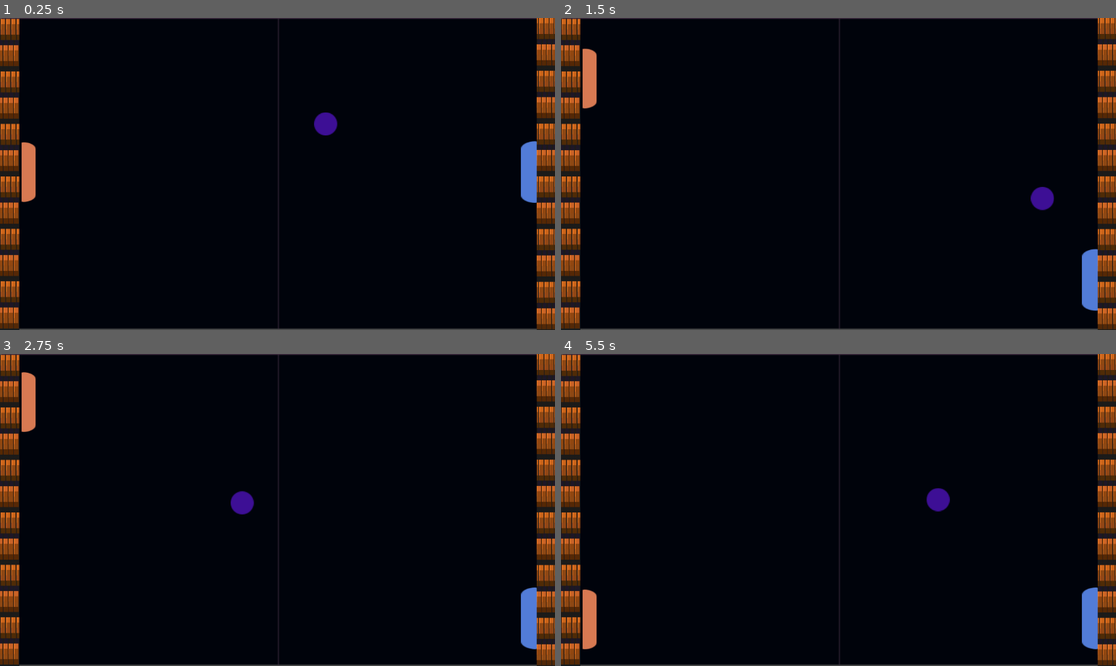
Above: before the commit, frames 1-4 (two rows, left to right).
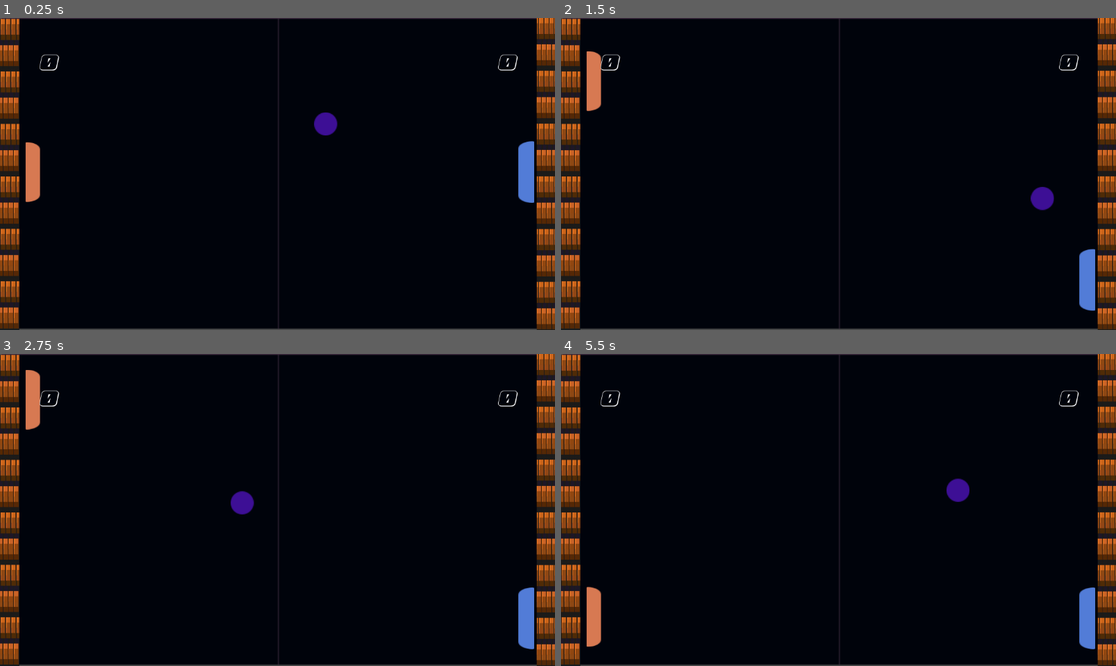
Above: after the commit, the same moments.

Repository: Diego34666/Pong2
Game: Godot game, scene res://escena/ping_pong.tscn
Two runs of this game, one before a commit and one after it. Both use one fixed random seed, a clock stepped at 60 frames per second and the inputs below. Before the commit the project has no main scene; this scene is started directly in both runs.
Inputs:
- Up to frame 1 (0.25 s): no input
- Up to frame 2 (1.5 s): hold W (arriba P_1) 0.53-1.28 s; hold Down (abajo P_2) 0.53-1.28 s; hold S (abajo P_1) from 1.28 s (still down); tap Up (arriba P_2) at 1.35 s
- Up to frame 3 (2.75 s): release S (abajo P_1) at 2.03 s; hold W (arriba P_1) from 2.03 s (still down); hold Down (abajo P_2) from 2.03 s (still down)
- Up to frame 4 (5.5 s): release Down (abajo P_2) at 2.78 s; tap Up (arriba P_2) at 2.85, 4.35 s; release W (arriba P_1) at 3.53 s; hold Down (abajo P_2) 3.53-4.28 s; hold S (abajo P_1) from 3.53 s (still down); hold Down (abajo P_2) from 5.03 s (still down)

The runs differ from the first frame. In frame 1, 0.6% of the frame differs, in the area x 3-97%, y 11-60%; in frame 2, 0.7%; in frame 3, 0.7%; in frame 4, 1.2%, in the area x 3-97%, y 11-95%.
Error after the commit: Invalid assignment of property or key 'text' with value of type 'String' on a base object of type 'null instance'. (res://escena/ping_pong.gd:11)

Commit message:
se culmino la mecanica del juego

Diff:
--- /dev/null
+++ b/escena/pared_izquierda.gd
@@ -0,0 +1 @@
+extends StaticBody2D
--- /dev/null
+++ b/escena/ping_pong.gd
@@ -0,0 +1,34 @@
+extends Node2D
+
+var puntaje_p1 = 0
+var puntaje_p2 = 0
+
+
+
+func _on_pd_body_entered(body):
+	if body.is_in_group("pelota"):
+		puntaje_p1 += 1
+		$"puntaje p1".text = str(puntaje_p1)
+		reset()
+
+func _on_pi_body_entered(body):
+	if body.is_in_group("pelota"):
+		puntaje_p2 += 1
+		$"puntaje p2".text = str(puntaje_p2)
+		reset()
+
+func reset():
+	var random_x_direction = 1 if randf() < 0.5 else -1
+	var random_y_direction = 1 if randf() < 0.5 else -1
+	var initial_speed = 200
+
+	$pelota.velocity = Vector2(initial_speed * random_x_direction, initial_speed * random_y_direction)
+	$pelota.position = Vector2(576, 320)
+
+
+func _on_timer_timeout():
+	if puntaje_p1 > puntaje_p2 and puntaje_p1 >= 5:
+		get_tree().change_scene_to_file("res://ganador_1.tscn")
+
+	elif puntaje_p2 > puntaje_p1 and puntaje_p2 >= 5:
+		get_tree().change_scene_to_file("res://ganador_2.tscn")
--- a/escena/ping_pong.tscn
+++ b/escena/ping_pong.tscn
@@ -1,16 +1,26 @@
-[gd_scene load_steps=10 format=3 uid="uid://buw0gq54rm3kx"]
+[gd_scene load_steps=18 format=3 uid="uid://buw0gq54rm3kx"]
 
+[ext_resource type="Script" uid="uid://dwkd0x05aiaqb" path="res://escena/ping_pong.gd" id="1_rkm1m"]
 [ext_resource type="Texture2D" uid="uid://cklldwraroy60" path="res://recursos/Board.png" id="1_vvcrg"]
 [ext_resource type="Texture2D" uid="uid://2vot7hwmx3i4" path="res://recursos/pixel-art-seamless-pattern-brick-texture-vector-30705377.jpg" id="2_7csnn"]
 [ext_resource type="PackedScene" uid="uid://qh0ydabs230b" path="res://jugador_1.tscn" id="3_ed16r"]
+[ext_resource type="Script" uid="uid://b6jvxpaw0ahjc" path="res://escena/sprite_2d.gd" id="3_y8we8"]
+[ext_resource type="Script" uid="uid://d1ah3btucnduf" path="res://escena/pared_izquierda.gd" id="4_mhcvw"]
 [ext_resource type="PackedScene" uid="uid://jfywwp23insv" path="res://jugador_2.tscn" id="4_u4v4n"]
 [ext_resource type="PackedScene" uid="uid://dk7tr5ohduso1" path="res://pelota.tscn" id="5_ih13i"]
+[ext_resource type="FontFile" uid="uid://dmvqi817gebfv" path="res://recursos/drover3dital.ttf" id="6_bbb06"]
 
 [sub_resource type="RectangleShape2D" id="RectangleShape2D_a8vgn"]
-size = Vector2(40, 648)
+size = Vector2(62, 648)
+
+[sub_resource type="RectangleShape2D" id="RectangleShape2D_28o3e"]
+size = Vector2(104, 650)
 
 [sub_resource type="RectangleShape2D" id="RectangleShape2D_p8s82"]
-size = Vector2(42, 648)
+size = Vector2(66, 648)
+
+[sub_resource type="RectangleShape2D" id="RectangleShape2D_21qbv"]
+size = Vector2(104, 658)
 
 [sub_resource type="RectangleShape2D" id="RectangleShape2D_hplmu"]
 size = Vector2(1080, 46)
@@ -18,14 +28,25 @@
 [sub_resource type="RectangleShape2D" id="RectangleShape2D_65dx2"]
 size = Vector2(1076, 60)
 
+[sub_resource type="LabelSettings" id="LabelSettings_2yo2y"]
+font = ExtResource("6_bbb06")
+font_size = 50
+
+[sub_resource type="LabelSettings" id="LabelSettings_nwy8h"]
+font = ExtResource("6_bbb06")
+font_size = 50
+
 [node name="ping pong" type="Node2D"]
+script = ExtResource("1_rkm1m")
 
 [node name="Sprite2D" type="Sprite2D" parent="."]
 position = Vector2(578, 323.25)
 scale = Vector2(1.43392, 1.41868)
 texture = ExtResource("1_vvcrg")
+script = ExtResource("3_y8we8")
 
 [node name="pared izquierda" type="StaticBody2D" parent="."]
+script = ExtResource("4_mhcvw")
 
 [node name="Sprite2D" type="Sprite2D" parent="pared izquierda"]
 position = Vector2(7, 355)
@@ -33,8 +54,14 @@
 texture = ExtResource("2_7csnn")
 
 [node name="CollisionShape2D" type="CollisionShape2D" parent="pared izquierda"]
-position = Vector2(18, 323)
+position = Vector2(7, 323)
 shape = SubResource("RectangleShape2D_a8vgn")
+
+[node name="pi" type="Area2D" parent="pared izquierda" groups=["pelota"]]
+
+[node name="CollisionShape2D" type="CollisionShape2D" parent="pared izquierda/pi"]
+position = Vector2(12, 315)
+shape = SubResource("RectangleShape2D_28o3e")
 
 [node name="pared derecha" type="StaticBody2D" parent="."]
 
@@ -44,23 +71,55 @@
 texture = ExtResource("2_7csnn")
 
 [node name="CollisionShape2D" type="CollisionShape2D" parent="pared derecha"]
-position = Vector2(1131, 323)
+position = Vector2(1143, 323)
 shape = SubResource("RectangleShape2D_p8s82")
+
+[node name="pd" type="Area2D" parent="pared derecha" groups=["pelota"]]
+
+[node name="CollisionShape2D" type="CollisionShape2D" parent="pared derecha/pd"]
+position = Vector2(1140, 319)
+shape = SubResource("RectangleShape2D_21qbv")
 
 [node name="techo" type="StaticBody2D" parent="."]
 
-[node name="CollisionShape2D" type="CollisionShape2D" parent="techo"]
+[node name="CollisionShape2D" type="CollisionShape2D" parent="techo" groups=["Pelota"]]
 position = Vector2(578, 2)
 shape = SubResource("RectangleShape2D_hplmu")
 
 [node name="piso" type="StaticBody2D" parent="."]
 
-[node name="CollisionShape2D" type="CollisionShape2D" parent="piso"]
+[node name="CollisionShape2D" type="CollisionShape2D" parent="piso" groups=["Pelota"]]
 position = Vector2(576, 643)
 shape = SubResource("RectangleShape2D_65dx2")
 
 [node name="jugador 1" parent="." instance=ExtResource("3_ed16r")]
+position = Vector2(40, 0)
 
 [node name="jugador 2" parent="." instance=ExtResource("4_u4v4n")]
 
 [node name="pelota" parent="." instance=ExtResource("5_ih13i")]
+
+[node name="puntaje 1" type="Label" parent="."]
+offset_left = 80.0
+offset_top = 64.0
+offset_right = 120.0
+offset_bottom = 90.0
+text = "0
+"
+label_settings = SubResource("LabelSettings_2yo2y")
+
+[node name="puntaje 2" type="Label" parent="."]
+offset_left = 1032.0
+offset_top = 64.0
+offset_right = 1072.0
+offset_bottom = 122.0
+text = "0
+"
+label_settings = SubResource("LabelSettings_nwy8h")
+
+[node name="Timer" type="Timer" parent="."]
+autostart = true
+
+[connection signal="body_entered" from="pared izquierda/pi" to="." method="_on_pi_body_entered"]
+[connection signal="body_entered" from="pared derecha/pd" to="." method="_on_pd_body_entered"]
+[connection signal="timeout" from="Timer" to="." method="_on_timer_timeout"]
--- /dev/null
+++ b/escena/sprite_2d.gd
@@ -0,0 +1 @@
+extends Sprite2D
--- /dev/null
+++ b/ganador_1.gd
@@ -0,0 +1,6 @@
+extends Node2D
+
+
+
+func _on_volver_pressed():
+	get_tree().change_scene_to_file("res://escena/ping_pong.tscn")
--- /dev/null
+++ b/ganador_1.tscn
@@ -0,0 +1,39 @@
+[gd_scene load_steps=5 format=3 uid="uid://dbffp5lqcufo3"]
+
+[ext_resource type="Texture2D" uid="uid://b4kcstsp3n8mp" path="res://recursos/ganador 1.png" id="1_it1yp"]
+[ext_resource type="Script" uid="uid://bhmt4bro3bltp" path="res://ganador_1.gd" id="1_yqjkg"]
+[ext_resource type="FontFile" uid="uid://dmvqi817gebfv" path="res://recursos/drover3dital.ttf" id="2_yqjkg"]
+
+[sub_resource type="LabelSettings" id="LabelSettings_k7138"]
+font = ExtResource("2_yqjkg")
+font_size = 80
+
+[node name="ganador 1" type="Node2D"]
+script = ExtResource("1_yqjkg")
+
+[node name="Sprite2D" type="Sprite2D" parent="."]
+position = Vector2(575.75, 323.75)
+scale = Vector2(5.12222, 2.88222)
+texture = ExtResource("1_it1yp")
+
+[node name="Label" type="Label" parent="."]
+offset_left = 304.0
+offset_top = 40.0
+offset_right = 872.0
+offset_bottom = 217.0
+text = "jugador 1
+"
+label_settings = SubResource("LabelSettings_k7138")
+
+[node name="volver" type="Button" parent="."]
+modulate = Color(0, 0.718361, 0.721056, 1)
+offset_left = 408.0
+offset_top = 536.0
+offset_right = 752.0
+offset_bottom = 608.0
+theme_override_fonts/font = ExtResource("2_yqjkg")
+theme_override_font_sizes/font_size = 30
+text = "volver a la partida
+"
+
+[connection signal="pressed" from="volver" to="." method="_on_volver_pressed"]
--- /dev/null
+++ b/ganador_2.gd
@@ -0,0 +1,6 @@
+extends Node2D
+
+
+
+func _on_volver_pressed():
+	get_tree().change_scene_to_file("res://escena/ping_pong.tscn")
--- /dev/null
+++ b/ganador_2.tscn
@@ -0,0 +1,38 @@
+[gd_scene load_steps=5 format=3 uid="uid://r4xtetwe8f52"]
+
+[ext_resource type="Texture2D" uid="uid://cud0wxj1nto47" path="res://recursos/ganador 2 .png" id="1_b7bc8"]
+[ext_resource type="Script" uid="uid://n1cc24380gmf" path="res://ganador_2.gd" id="1_r4apo"]
+[ext_resource type="FontFile" uid="uid://dmvqi817gebfv" path="res://recursos/drover3dital.ttf" id="2_r4apo"]
+
+[sub_resource type="LabelSettings" id="LabelSettings_ehvdh"]
+font = ExtResource("2_r4apo")
+font_size = 80
+
+[node name="ganador_2" type="Node2D"]
+script = ExtResource("1_r4apo")
+
+[node name="Sprite2D" type="Sprite2D" parent="."]
+position = Vector2(576.25, 324.75)
+scale = Vector2(5.14444, 2.85556)
+texture = ExtResource("1_b7bc8")
+
+[node name="Label" type="Label" parent="."]
+offset_left = 292.0
+offset_top = 56.0
+offset_right = 838.0
+offset_bottom = 149.0
+text = "jugador 2"
+label_settings = SubResource("LabelSettings_ehvdh")
+
+[node name="volver" type="Button" parent="."]
+modulate = Color(0, 0.62728, 0.627782, 1)
+offset_left = 376.0
+offset_top = 496.0
+offset_right = 854.0
+offset_bottom = 584.0
+theme_override_fonts/font = ExtResource("2_r4apo")
+theme_override_font_sizes/font_size = 30
+text = "volver a la partida
+"
+
+[connection signal="pressed" from="volver" to="." method="_on_volver_pressed"]
--- a/jugador_1.gd
+++ b/jugador_1.gd
@@ -16,3 +16,11 @@
 		velocity.y = 0
 
 	move_and_slide()
+
+
+func _on_pi_body_entered(body):
+	pass # Replace with function body.
+
+
+func _on_pr_body_entered(body):
+	pass # Replace with function body.
--- a/jugador_1.tscn
+++ b/jugador_1.tscn
@@ -1,19 +1,19 @@
 [gd_scene load_steps=4 format=3 uid="uid://qh0ydabs230b"]
 
 [ext_resource type="Texture2D" uid="uid://b8c2k7kk61kkd" path="res://recursos/Player.png" id="1_jdsqr"]
-[ext_resource type="Script" path="res://jugador_1.gd" id="1_r0fky"]
+[ext_resource type="Script" uid="uid://bulf44hkssdsx" path="res://jugador_1.gd" id="1_r0fky"]
 
 [sub_resource type="RectangleShape2D" id="RectangleShape2D_ik4cg"]
-size = Vector2(31, 123)
+size = Vector2(32, 133.5)
 
 [node name="jugador 1" type="CharacterBody2D"]
 script = ExtResource("1_r0fky")
 
 [node name="paleta 1" type="Sprite2D" parent="."]
-position = Vector2(32, 320)
-scale = Vector2(1.70588, 1.03333)
+position = Vector2(40, 320)
+scale = Vector2(1.79412, 1.03333)
 texture = ExtResource("1_jdsqr")
 
 [node name="CollisionShape2D" type="CollisionShape2D" parent="."]
-position = Vector2(31.5, 320)
+position = Vector2(40, 320)
 shape = SubResource("RectangleShape2D_ik4cg")
--- a/jugador_2.tscn
+++ b/jugador_2.tscn
@@ -1,10 +1,10 @@
 [gd_scene load_steps=4 format=3 uid="uid://jfywwp23insv"]
 
-[ext_resource type="Script" path="res://jugador_2.gd" id="1_mbaag"]
+[ext_resource type="Script" uid="uid://r30intdgcqha" path="res://jugador_2.gd" id="1_mbaag"]
 [ext_resource type="Texture2D" uid="uid://bg3f6vr4tvo1v" path="res://recursos/Computer.png" id="1_qi4xn"]
 
 [sub_resource type="RectangleShape2D" id="RectangleShape2D_6okb7"]
-size = Vector2(22, 128)
+size = Vector2(29, 128)
 
 [node name="jugador 2" type="CharacterBody2D"]
 script = ExtResource("1_mbaag")
@@ -15,5 +15,5 @@
 texture = ExtResource("1_qi4xn")
 
 [node name="CollisionShape2D" type="CollisionShape2D" parent="."]
-position = Vector2(1070, 320)
+position = Vector2(1073.5, 320)
 shape = SubResource("RectangleShape2D_6okb7")
--- a/pelota.gd
+++ b/pelota.gd
@@ -1,7 +1,7 @@
 extends CharacterBody2D
 
 var impulse_speed = 200
-var speed_increment = 10
+var speed_increment = 10.0
 var time_interval = 5
 var timer = 0
 
@@ -30,6 +30,6 @@
 	timer += delta
 
 	if timer >= time_interval:
-		velocity *= 1 + speed_increment / 100
-
+		velocity *= 1.0 + speed_increment / 100.0
 		timer=0
+		print("velocidad (despues del aumento):", velocity)
--- a/pelota.tscn
+++ b/pelota.tscn
@@ -1,12 +1,12 @@
 [gd_scene load_steps=4 format=3 uid="uid://dk7tr5ohduso1"]
 
-[ext_resource type="Script" path="res://pelota.gd" id="1_bgqbb"]
+[ext_resource type="Script" uid="uid://djpmpgpjq8dri" path="res://pelota.gd" id="1_bgqbb"]
 [ext_resource type="Texture2D" uid="uid://cr7ap5hlo4qft" path="res://recursos/Ball.png" id="1_u664t"]
 
 [sub_resource type="CircleShape2D" id="CircleShape2D_ckov8"]
 radius = 24.0
 
-[node name="pelota" type="CharacterBody2D"]
+[node name="pelota" type="CharacterBody2D" groups=["pelota"]]
 position = Vector2(576, 320)
 script = ExtResource("1_bgqbb")
 
--- a/project.godot
+++ b/project.godot
@@ -11,29 +11,34 @@
 [application]
 
 config/name="Ping, Pong, Pank"
-config/features=PackedStringArray("4.0", "GL Compatibility")
+run/main_scene="uid://buw0gq54rm3kx"
+config/features=PackedStringArray("4.4", "GL Compatibility")
 config/icon="res://icon.svg"
+
+[global_group]
+
+pelota=""
 
 [input]
 
 "arriba P_1"={
 "deadzone": 0.5,
-"events": [Object(InputEventKey,"resource_local_to_scene":fa …(172 unchanged characters)… eycode":87,"key_label":0,"unicode":119,"echo":false,"script":null)
+"events": [Object(InputEventKey,"resource_local_to_scene":fa …(172 unchanged characters)… eycode":87,"key_label":0,"unicode":119,"location":0,"echo":false,"script":null)
 ]
 }
 "abajo P_1"={
 "deadzone": 0.5,
-"events": [Object(InputEventKey,"resource_local_to_scene":fa …(172 unchanged characters)… eycode":83,"key_label":0,"unicode":115,"echo":false,"script":null)
+"events": [Object(InputEventKey,"resource_local_to_scene":fa …(172 unchanged characters)… eycode":83,"key_label":0,"unicode":115,"location":0,"echo":false,"script":null)
 ]
 }
 "arriba P_2"={
 "deadzone": 0.5,
-"events": [Object(InputEventKey,"resource_local_to_scene":fa …(175 unchanged characters)… ode":4194320,"key_label":0,"unicode":0,"echo":false,"script":null)
+"events": [Object(InputEventKey,"resource_local_to_scene":fa …(175 unchanged characters)… ode":4194320,"key_label":0,"unicode":0,"location":0,"echo":false,"script":null)
 ]
 }
 "abajo P_2"={
 "deadzone": 0.5,
-"events": [Object(InputEventKey,"resource_local_to_scene":fa …(175 unchanged characters)… ode":4194322,"key_label":0,"unicode":0,"echo":false,"script":null)
+"events": [Object(InputEventKey,"resource_local_to_scene":fa …(175 unchanged characters)… ode":4194322,"key_label":0,"unicode":0,"location":0,"echo":false,"script":null)
 ]
 }
 
Not shown, added: escena/pared_izquierda.gd.uid
Not shown, added: escena/ping_pong.gd.uid
Not shown, added: escena/sprite_2d.gd.uid
Not shown, added: ganador_1.gd.uid
Not shown, added: ganador_2.gd.uid
Not shown, added: jugador_1.gd.uid
Not shown, added: jugador_2.gd.uid
Not shown, added: pelota.gd.uid
Binary file added: recursos/drover3dital.ttf
Not shown, added: recursos/drover3dital.ttf.import
Binary file added: recursos/ganador 2 .png
Not shown, added: recursos/ganador 2 .png.import
(and 2 more such lines)
